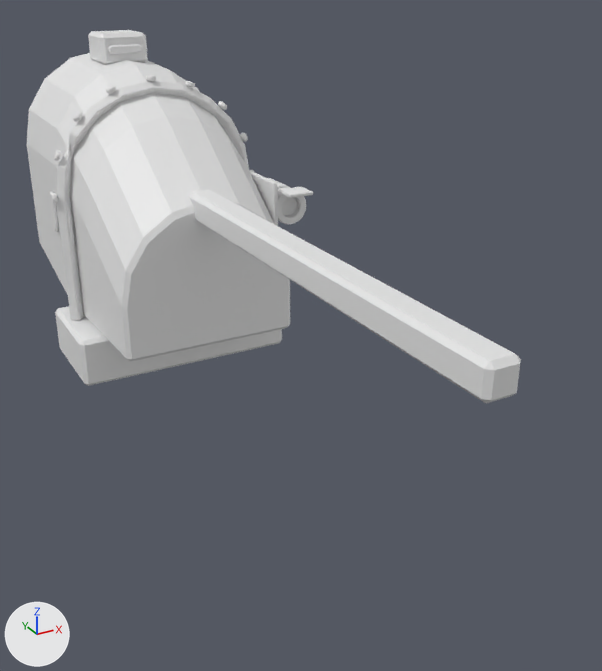
Renders of the OBJ model Assets/Resources/Models/Ricochet_M0/barrel.obj from each side of a commit.
Before and after are seen from a 50 mm camera at (-0.454, -1.418, 0.478) aimed at (0.064, -0.476, 0.007). The lights are fixed; the arrows at lower left show +X, +Y and +Z. The picture after the commit comes second. Where no turn or scale is listed for an object, it has been applied to the vertices.

The first picture shows 'barrel'.
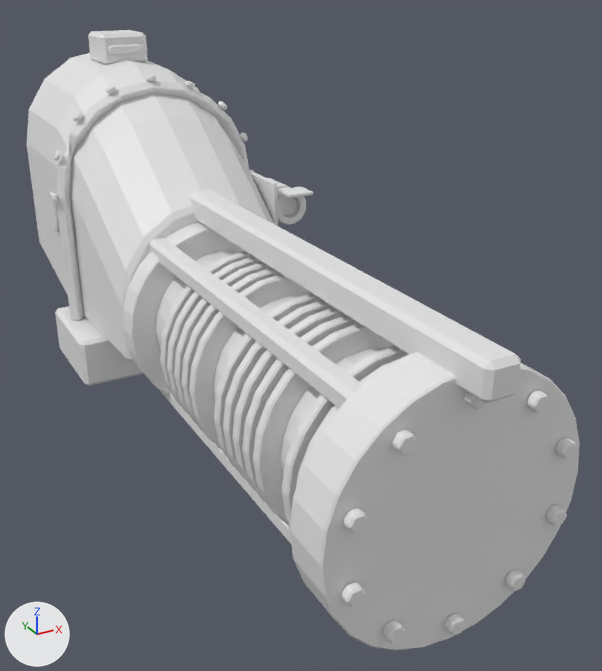
Changed parts and their boxes (x1, y1, x2, y2) in the pictures (602 x 671 px):
'barrel', reshaped (12% wider, 66% taller)
    before: (27, 30, 521, 404)
    after: (27, 30, 580, 650)
part 1 of me_barrel, added
    after: (123, 222, 580, 650)

The change, as a diff of the scene's bpy script:
```diff
--- a/Assets/Resources/Models/Ricochet_M0/barrel.obj.py
+++ b/Assets/Resources/Models/Ricochet_M0/barrel.obj.py
@@ me_barrel @@
 # used by ob_barrel; location = (0.0, 0.0, 0.0)
-me_barrel.from_pydata(...)  # 3375 vertices, 6610 faces; spans x -0.18..0.208, y -0.95..0.16, z -0.14..0.38
+me_barrel.from_pydata(...)  # 7128 vertices, 13948 faces; spans x -0.18..0.208, y -0.95..0.16, z -0.155..0.38
+# me_barrel part 1: 3753 vertices added at x -0.155..0.155, y -0.922..-0.28, z -0.155..0.155
```
